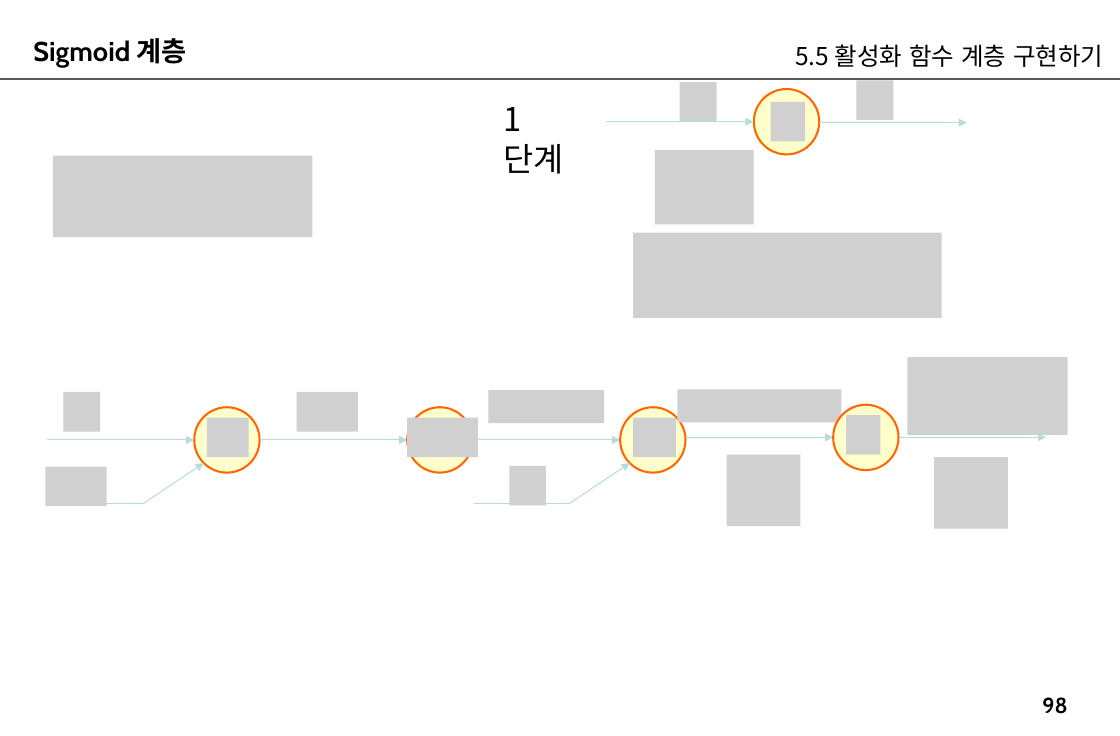
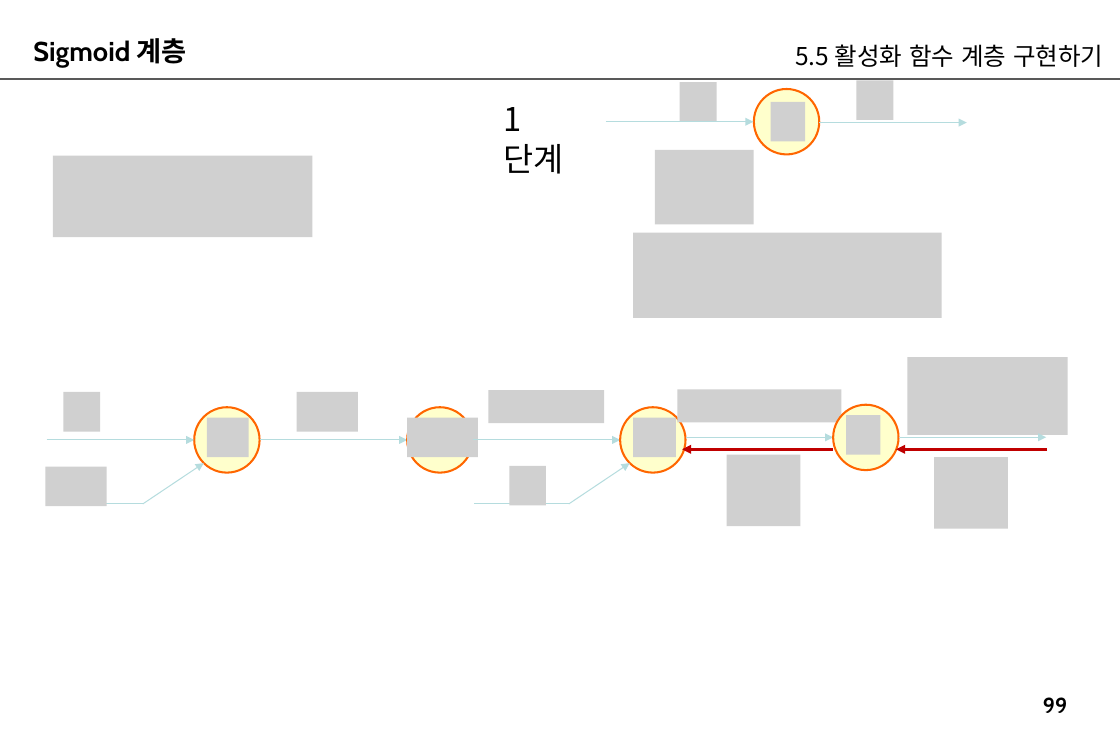
Before and after one commit to imguru-mooc/AI_Basic, a slide deck: slide 99 of 인공지능_2(판서).pptx (slide 98 before the commit). Drawn at 1120x736 pixels with LibreOffice and Linux fonts; fonts in the diff are those of the drawing; grey boxes stand for pictures. Boxes give left, top, right and bottom in pixels: in the first picture for what was removed or moved away, otherwise in the second. Text is boxed around its words. In the diff, an @@ line names an element or a change of style, - is before the commit and + after.

```diff
--- a/인공지능_2(판서).pptx
+++ b/인공지능_2(판서).pptx
@@ arrow added from (833, 449) to (682, 449), #C00000 2.25 pt @@
@@ arrow added from (1046, 449) to (895, 449), #C00000 2.25 pt @@
@@ page number at box(1043, 697, 1068, 713): text changed @@
-98
+99
```
Also in this commit, not shown: 4 other slides changed, 42 slides added.
